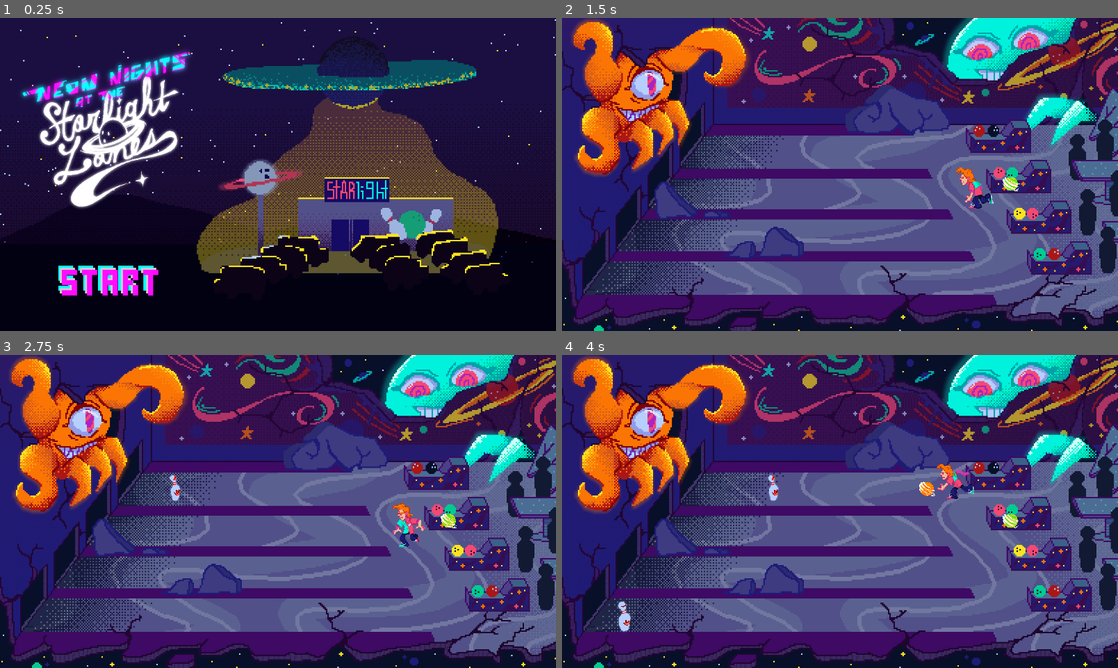
Above: before the commit, frames 1-4 (two rows, left to right).
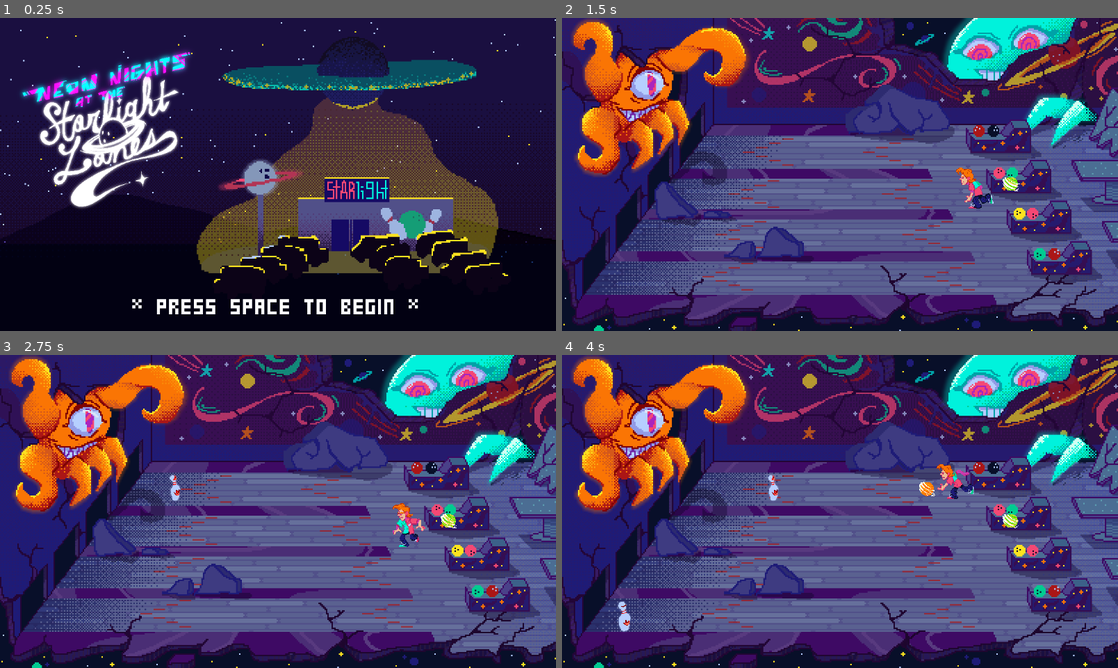
Above: after the commit, the same moments.

Repository: FreemanSpray/EECS_690
Game: Godot game, scene res://Scenes/StartScreen.tscn
Two runs of this game, one before a commit and one after it. Both use one fixed random seed, a clock stepped at 60 frames per second and the inputs below.
Inputs:
- Up to frame 1 (0.25 s): no input
- Up to frame 2 (1.5 s): tap Enter (ui_accept) at 0.5, 0.77 s; hold Right (ui_right) 0.53-1.28 s; hold Down (ui_down) from 1.28 s (still down)
- Up to frame 3 (2.75 s): tap Enter (ui_accept) at 1.52, 2 s; release Down (ui_down) at 2.03 s; hold Right (ui_right) from 2.03 s (still down)
- Up to frame 4 (4 s): release Right (ui_right) at 2.78 s; hold Up (ui_up) 2.78-3.53 s; tap Enter (ui_accept) at 3.02, 3.77 s; hold Left (ui_left) from 3.53 s (still down)

The runs differ from the first frame. In frame 1, 2.4% of the frame differs, in the area x 10-76%, y 79-95%; in frame 2, 16%, in the area x 0-100%, y 0-100%; in frame 3, 16%; in frame 4, 16%.

Commit message:
Update background and startscreen

Diff:
--- a/Scenes/GameOver.gd
+++ b/Scenes/GameOver.gd
@@ -22,7 +22,6 @@
 
 # Called when unhandled input is detected
 func _unhandled_input(event):
-	print(event)
 	if event.is_action_pressed("ui_cancel"):
 		# Quit game
 		get_tree().quit()
--- a/Scenes/Global.tscn
+++ b/Scenes/Global.tscn
@@ -1,16 +1,11 @@
-[gd_scene load_steps=5 format=2]
+[gd_scene load_steps=4 format=2]
 
 [ext_resource path="res://Scripts/Global.gd" type="Script" id=1]
-[ext_resource path="res://Assets/Background/Briauna_BKGD_Guts.png" type="Texture" id=2]
+[ext_resource path="res://Assets/Background/FINAL_BKGD_2.2_no rocks.png" type="Texture" id=2]
 [ext_resource path="res://Assets/Background/Briauna_BKGD_Rocksl.png" type="Texture" id=3]
-[ext_resource path="res://Assets/Background/Briauna_BKGD_SpaceColor.png" type="Texture" id=4]
 
 [node name="GlobalVars" type="Node2D"]
 script = ExtResource( 1 )
-
-[node name="BackGround" type="Sprite" parent="."]
-position = Vector2( 960, 540 )
-texture = ExtResource( 4 )
 
 [node name="MidGround" type="Sprite" parent="."]
 position = Vector2( 960, 540 )
--- a/Scenes/StartScreen.tscn
+++ b/Scenes/StartScreen.tscn
@@ -1,6 +1,6 @@
 [gd_scene load_steps=3 format=2]
 
-[ext_resource path="res://Assets/Possible Start Screen (1).png" type="Texture" id=1]
+[ext_resource path="res://Assets/Press Space to start.png" type="Texture" id=1]
 [ext_resource path="res://Scenes/StartScreen.gd" type="Script" id=2]
 
 [node name="Control" type="Control"]
Binary file added: Assets/Background/FINAL_BKGD_2.2_no rocks.png
Not shown, added: Assets/Background/FINAL_BKGD_2.2_no rocks.png.import
Binary file added: Assets/Press Space to start.png
Not shown, added: Assets/Press Space to start.png.import
